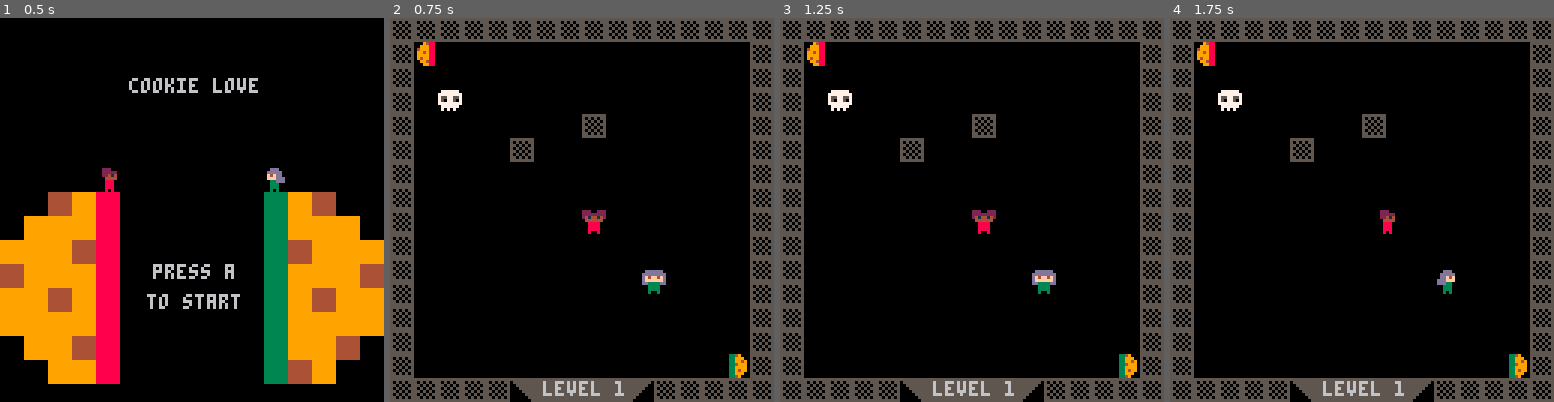
Above: before the commit, frames 1-4 (left to right).
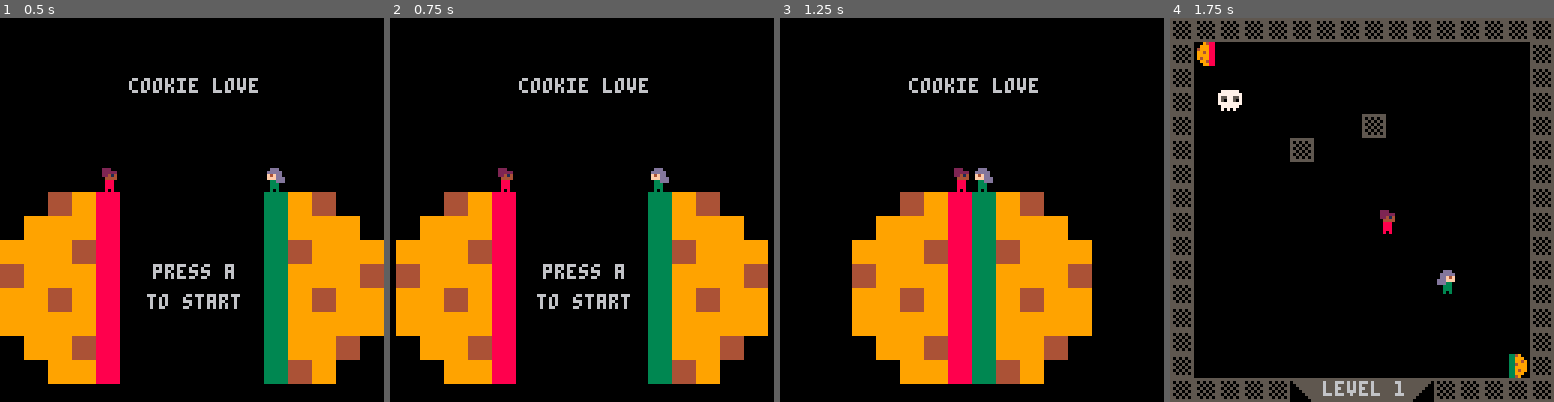
Above: after the commit, the same moments.

Repository: julietteO/pico-8-games
Game: PICO-8 cartridge cookielove.p8
Two runs of this game, one before a commit and one after it. Both use one fixed random seed, a clock stepped at 60 frames per second and the inputs below.
Inputs:
- Up to frame 1 (0.5 s): no input
- Up to frame 2 (0.75 s): tap O (Z key) at 0.7 s
- Up to frame 3 (1.25 s): no input
- Up to frame 4 (1.75 s): hold Right from 1.6 s (still down); tap O (Z key) at 1.7 s

Frame 1 is identical in both runs. In frame 2, 45% of the frame differs, in the area x 0-100%, y 0-100%; in frame 3, 45%; in frame 4, nothing differs.

Commit message:
Anim title screen

Diff:
--- a/cookielove.p8
+++ b/cookielove.p8
@@ -90,13 +90,24 @@
 currentlevel=0
 soundblocked=0
 
+-- title screen vars
+startpressed=false
+startgame=false
+animtimer=0
+x1=0
+x2=88
+
 function _init()
 	menuitem(1, "restart level", function() reset_level() sfx(sounds.lose) end)
 end
 
 function _update()
 	if currentlevel==0
-	and btn(4) then
+	and btn(4)
+	and not startpressed then
+		startpressed=true
+	elseif currentlevel==0
+	and startgame then
 		currentlevel=1
 	else
 		move_player(p1)
@@ -258,11 +269,23 @@
 end
 
 function draw_title_screen()
-	mapdraw(0,16, 0, 50, 5, 24)
-	mapdraw(5,16,88,50,9,24)
 	print("cookie love", 43, 20)
 	print("press a",51,82)
 	print("to start",49, 92)
+	if startpressed then
+		if x1<23 then
+			x1+=2
+			x2-=2
+		elseif x1>=23 then
+			if animtimer>10 then
+				startgame=true
+			else
+				animtimer+=1
+			end
+		end
+	end
+	mapdraw(0,16, x1, 50, 5, 24)
+	mapdraw(5,16,x2,50,9,24)
 end
 __gfx__
 22200222222002222220022222200222222002222220022222200222222002220022200000222000002220000022200000022200000222000002220000022200
